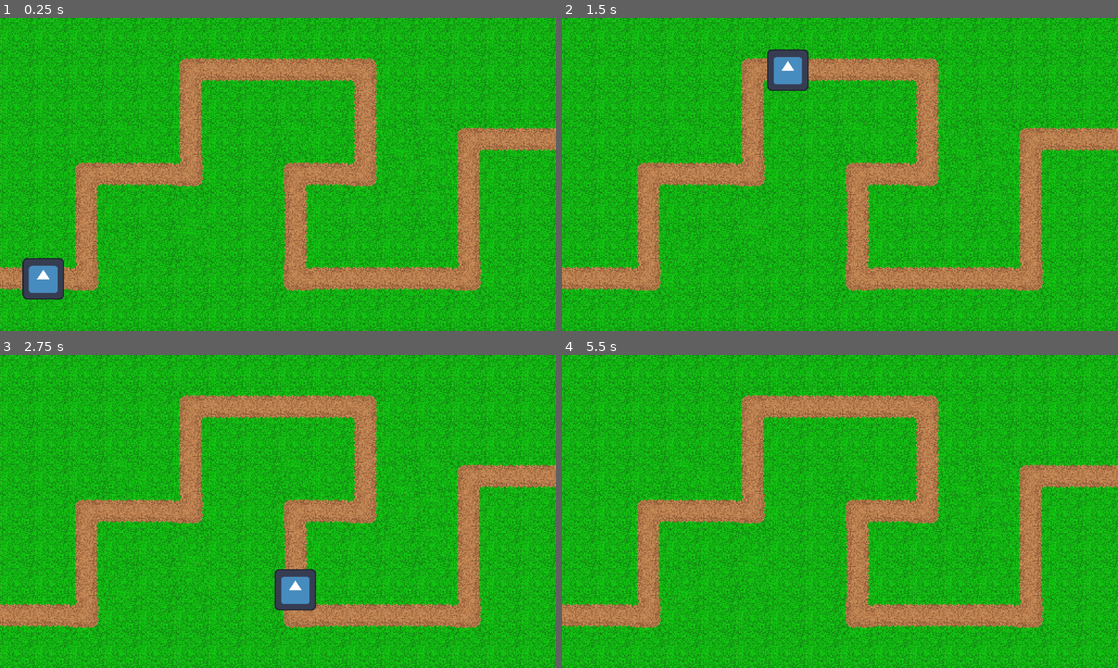
Above: before the commit, frames 1-4 (two rows, left to right).
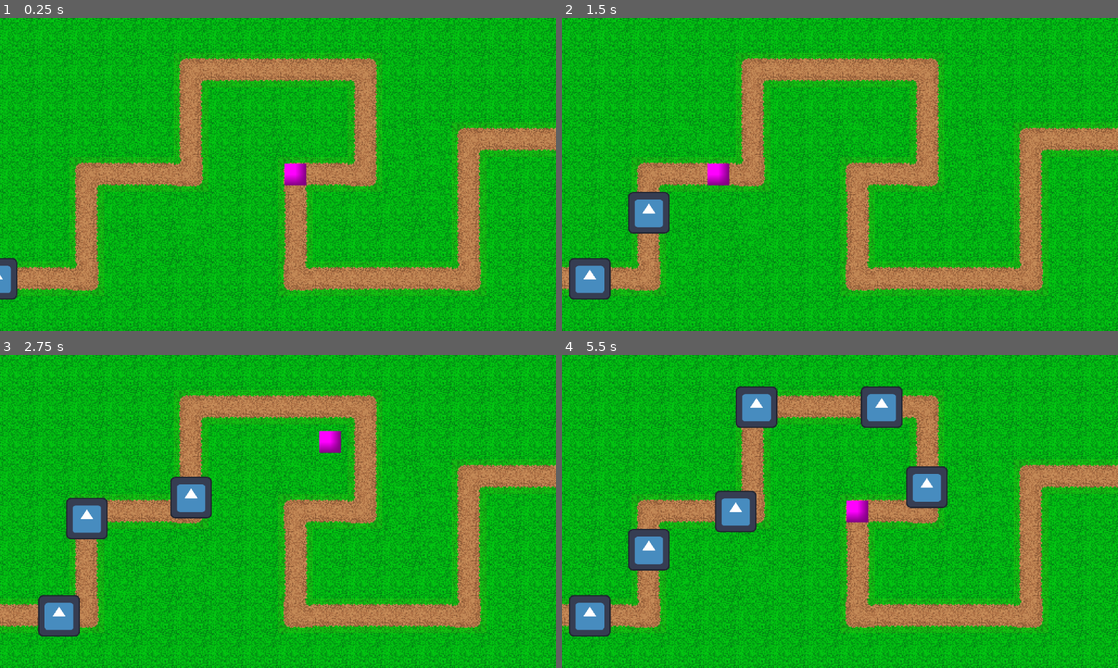
Above: after the commit, the same moments.

Repository: camoa016/Godot-tower-defense-game
Game: Godot game, scene res://Scenes/main.tscn
The game is run twice, just before and just after one commit, with the same random seed, the same clock (stepped at 60 frames per second) and the same inputs. The engine's default icon, where the game draws it, is replaced by a stand-in: a white triangle on a blue panel in a dark square.
Inputs (mouse positions are in pixels of both pictures, inside the frame that each line leads up to):
- Up to frame 1 (0.25 s): no input
- Up to frame 2 (1.5 s): move the mouse to (962, 158) at 0.52 s; move the mouse to (728, 190) at 1.27 s
- Up to frame 3 (2.75 s): move the mouse to (333, 442) at 2.02 s
- Up to frame 4 (5.5 s): move the mouse to (812, 574) at 2.77 s; move the mouse to (1006, 558) at 3.52 s; move the mouse to (673, 464) at 4.27 s; move the mouse to (867, 511) at 5.02 s

The runs differ from the first frame. In frame 1, 2.3% of the frame differs, in the area x 0-94%, y 2-97%; in frame 2, 3.9%; in frame 3, 4.8%; in frame 4, 6.9%.

Commit message:
enemy spawn and  tower placement

Diff:
--- a/td-game/Scenes/enemy_spawner.tscn
+++ /dev/null
@@ -1,6 +0,0 @@
-[gd_scene format=3 uid="uid://bch60111w7e1d"]
-
-[ext_resource type="Script" uid="uid://cvu3bccmfgf5p" path="res://enemy_spawner.gd" id="1_4l55s"]
-
-[node name="enemy_spawner" type="Node2D" unique_id=1332375810]
-script = ExtResource("1_4l55s")
--- a/td-game/Scenes/main.tscn
+++ b/td-game/Scenes/main.tscn
@@ -1,14 +1,17 @@
 [gd_scene format=4 uid="uid://buw0jyfrgr2jw"]
 
 [ext_resource type="Texture2D" uid="uid://iurw4u6x5ar7" path="res://Assets/tileset.png" id="1_bo1nx"]
+[ext_resource type="Script" uid="uid://04d53drx7yca" path="res://Scripts/path_2d.gd" id="2_8gbba"]
 [ext_resource type="PackedScene" uid="uid://b7uq4iqslnk66" path="res://Scenes/enemy.tscn" id="3_8gbba"]
-[ext_resource type="PackedScene" uid="uid://bch60111w7e1d" path="res://Scenes/enemy_spawner.tscn" id="3_jjvhh"]
+[ext_resource type="Script" uid="uid://bdtdn3fygh7j" path="res://Scripts/tower_placer.gd" id="4_jjvhh"]
+[ext_resource type="PackedScene" uid="uid://nsreys3xna3g" path="res://Scenes/tower.tscn" id="5_kry3j"]
 
 [sub_resource type="TileSetAtlasSource" id="TileSetAtlasSource_jjgbg"]
 texture = ExtResource("1_bo1nx")
 texture_region_size = Vector2i(32, 32)
 0:0/0 = 0
 1:0/0 = 0
+1:0/0/modulate = Color(0.14509805, 1, 1, 1)
 0:1/0 = 0
 
 [sub_resource type="TileSet" id="TileSet_bo1nx"]
@@ -22,20 +25,26 @@
 point_count = 12
 
 [node name="Main" type="Node2D" unique_id=210079402]
+position = Vector2(-240, -144)
 
 [node name="Camera2D" type="Camera2D" parent="." unique_id=1331395506]
+position = Vector2(256, 144)
 zoom = Vector2(2, 2)
 
 [node name="TileMapLayer" type="TileMapLayer" parent="." unique_id=611096176]
 texture_filter = 1
-position = Vector2(-256, -144)
 tile_map_data = PackedByteArray("AAABAAAAAwABAAAAAAACAAAAAwABAAAAAAADAAAAAwABAAAAAAAEAAAAAwABAAAAAAAFAAAAAwABAAAAAAAAAA …(2224 unchanged characters)…
 tile_set = SubResource("TileSet_bo1nx")
 
 [node name="Path2D" type="Path2D" parent="TileMapLayer" unique_id=102180506]
 curve = SubResource("Curve2D_bo1nx")
+script = ExtResource("2_8gbba")
 
 [node name="enemy" parent="TileMapLayer/Path2D" unique_id=264479835 instance=ExtResource("3_8gbba")]
 position = Vector2(-32, 240)
 
-[node name="enemy_spawner" parent="." unique_id=1332375810 instance=ExtResource("3_jjvhh")]
+[node name="TowerPlacer2" type="Node2D" parent="." unique_id=2086652144]
+position = Vector2(256, 144)
+script = ExtResource("4_jjvhh")
+
+[node name="Tower" parent="TowerPlacer2" unique_id=1444111159 instance=ExtResource("5_kry3j")]
--- /dev/null
+++ b/td-game/Scenes/tower.tscn
@@ -0,0 +1,19 @@
+[gd_scene format=3 uid="uid://nsreys3xna3g"]
+
+[sub_resource type="PlaceholderTexture2D" id="PlaceholderTexture2D_ndpwd"]
+
+[sub_resource type="RectangleShape2D" id="RectangleShape2D_6jpva"]
+
+[node name="Tower" type="Node2D" unique_id=1444111159]
+
+[node name="Sprite2D" type="Sprite2D" parent="." unique_id=129036508]
+position = Vector2(4.7683716e-07, -4.7683716e-07)
+scale = Vector2(20, 20)
+texture = SubResource("PlaceholderTexture2D_ndpwd")
+
+[node name="Area2D" type="Area2D" parent="." unique_id=1414018608]
+collision_layer = 2
+collision_mask = 2
+
+[node name="CollisionShape2D" type="CollisionShape2D" parent="Area2D" unique_id=353477696]
+shape = SubResource("RectangleShape2D_6jpva")
--- a/td-game/Scripts/Globals.gd
+++ b/td-game/Scripts/Globals.gd
@@ -1,6 +1,7 @@
 extends Node
 
 var enemy_scene = preload("res://Scenes/enemy.tscn")
+var tower_scene = preload("res://Scenes/tower.tscn")
 # Called when the node enters the scene tree for the first time.
 func _ready() -> void:
 	pass # Replace with function body.
--- a/td-game/Scripts/enemy_path.gd
+++ b/td-game/Scripts/enemy_path.gd
@@ -1,10 +1,9 @@
 extends PathFollow2D
 
 # Speed in percentage of path per second (0.0 to 1.0)
-@export var speed_ratio = 0.25
+@export var speed_ratio = 0.1
 
 func _physics_process(delta):
-	# Increment progress_ratio based on speed and time
 	progress_ratio += speed_ratio * delta
 
 	if(progress_ratio >= 1.0):
--- a/td-game/enemy_spawner.gd
+++ b/td-game/Scripts/path_2d.gd
@@ -1,12 +1,11 @@
-extends Node2D
+extends Path2D
 
 var timer = 1.0
 var cooldown = 1.0
 
 func spawn_enemy():
 	var enemy = Globals.enemy_scene.instantiate()
-
-
+	add_child(enemy)
 
 func _process(delta: float) -> void:
 	if cooldown > 0:
--- /dev/null
+++ b/td-game/Scripts/tower_placer.gd
@@ -0,0 +1,14 @@
+extends Node2D
+
+@onready var child_node = $Tower
+var placing = false
+var tile_size = 32
+
+func place_tower():
+	var tower = Globals.tower_scene.instantiate()
+	add_child(tower)
+
+func _process(delta: float) -> void:
+	var mouse_pos = get_global_mouse_position()
+	mouse_pos = mouse_pos.snapped(Vector2.ONE * tile_size)
+	child_node.global_position = mouse_pos
--- a/td-game/project.godot
+++ b/td-game/project.godot
@@ -56,3 +56,17 @@
 , Object(InputEventKey,"resource_local_to_scene":false,"resource_name":"","device":-1,"window_id":0,"alt_pressed":false …(186 unchanged characters)…
 ]
 }
+LeftClick={
+"deadzone": 0.2,
+"events": [Object(InputEventMouseButton,"resource_local_to_scene":false,"resource_name":"","device":-1,"window_id":0,"alt_pressed":false,"shift_pressed":false,"ctrl_pressed":false,"meta_pressed":false,"button_mask":1,"position":Vector2(240, 18),"global_position":Vector2(249, 66),"factor":1.0,"button_index":1,"canceled":false,"pressed":true,"double_click":false,"script":null)
+]
+}
+RightClick={
+"deadzone": 0.2,
+"events": [Object(InputEventMouseButton,"resource_local_to_scene":false,"resource_name":"","device":-1,"window_id":0,"alt_pressed":false,"shift_pressed":false,"ctrl_pressed":false,"meta_pressed":false,"button_mask":2,"position":Vector2(191, 10),"global_position":Vector2(200, 58),"factor":1.0,"button_index":2,"canceled":false,"pressed":true,"double_click":false,"script":null)
+]
+}
+
+[layer_names]
+
+2d_physics/layer_2="Tower"
Not shown, added: td-game/Scripts/path_2d.gd.uid
Not shown, added: td-game/Scripts/tower_placer.gd.uid
Not shown, removed: td-game/enemy_spawner.gd.uid
